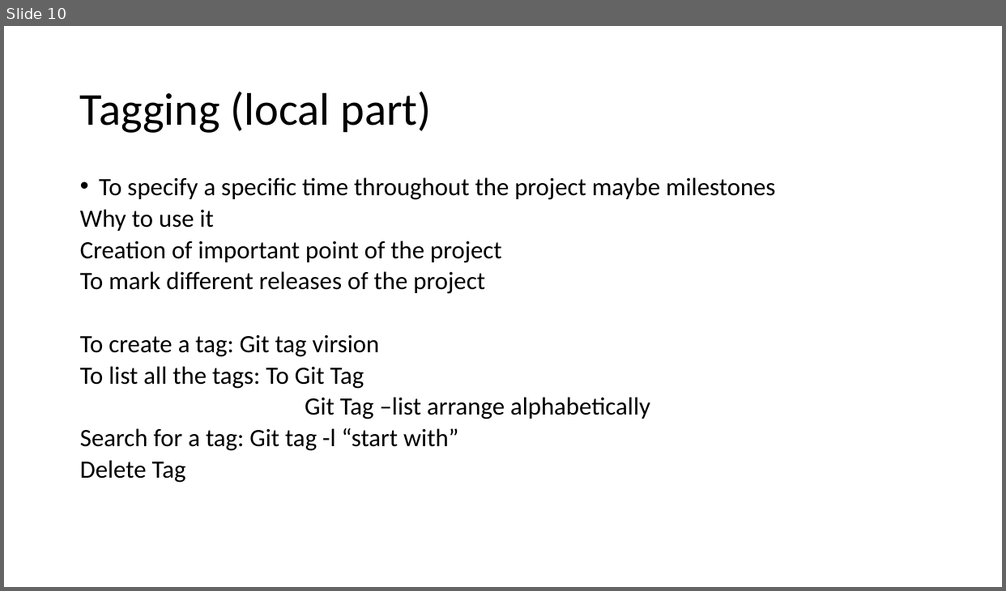
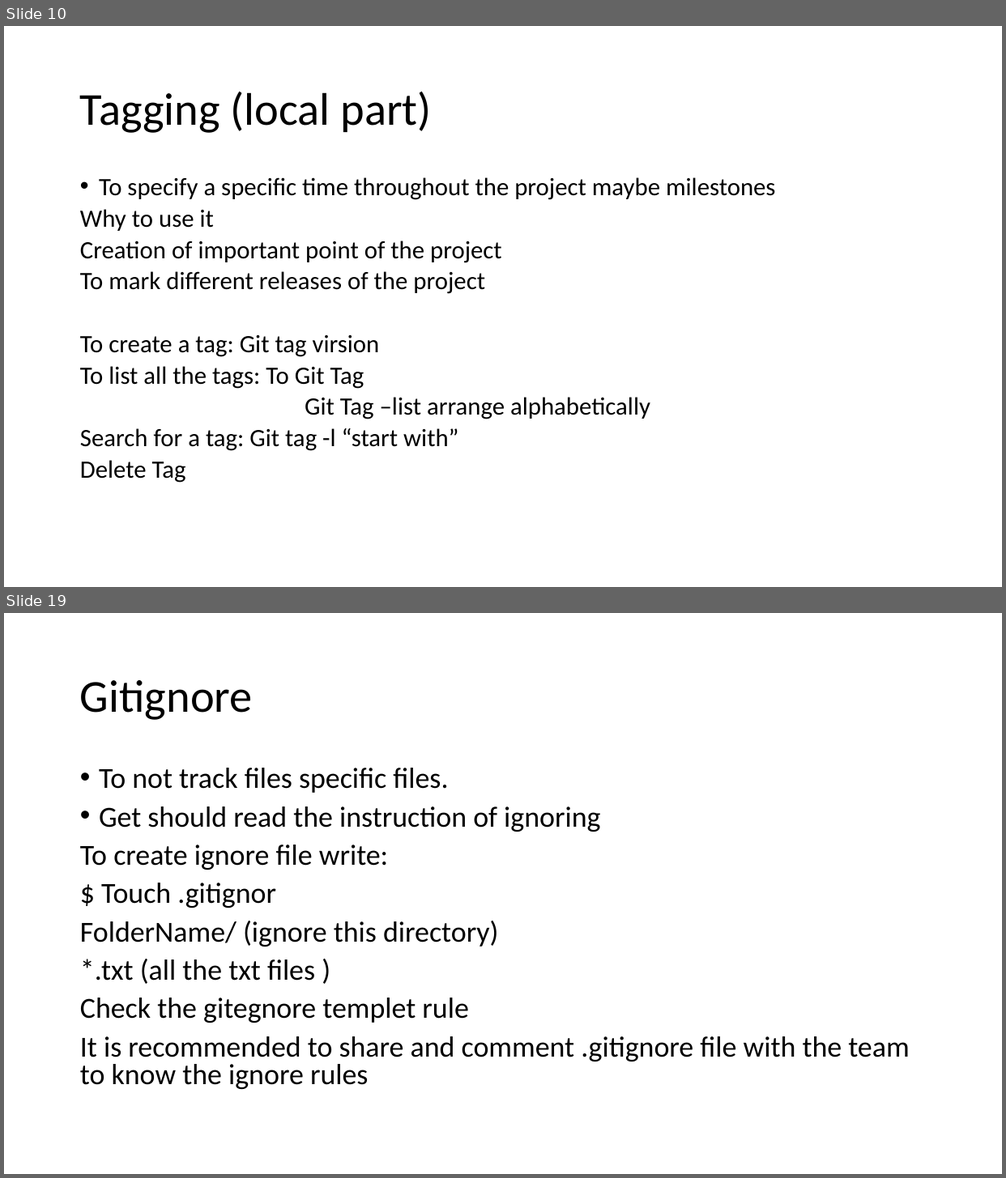
Before and after one commit to Kawthersaeedi/GitProgictTo-learn-, a slide deck: Git and Github ppt.odp. Shown one above the other, each under a label of ours: slide 10 before the commit, slides 10 and 19 after it; the slides between them are not shown. The pictures are 1006x591 and 1006x1178 pixels, drawn with LibreOffice and Linux fonts; fonts in the diff are those of the drawing. Boxes give left, top, right and bottom in pixels: in the first picture for what was removed or moved away, otherwise in the second. Text is boxed around its words. In the diff, an @@ line names an element or a change of style, - is before the commit and + after.

```diff
--- a/Git and Github ppt.odp
+++ b/Git and Github ppt.odp
@@ slide 19 added at box(4, 613, 1002, 1174), background #FFFFFF @@
@@ title added at box(80, 680, 253, 720), 44 pt, text #000000 @@
+Gitignore
@@ text added at box(80, 768, 909, 1089), 28 pt, text #000000 @@
+• To not track files specific files.
+• Get should read the instruction of ignoring
+To create ignore file write:
+$ Touch .gitignor
+FolderName/ (ignore this directory)
+*.txt (all the txt files )
+Check the gitegnore templet rule
+It is recommended to share and comment .gitignore file with the team to know the ignore rules
```
Also in this commit, not shown: 1 slide changed, 9 other slides added, 7 other files.
